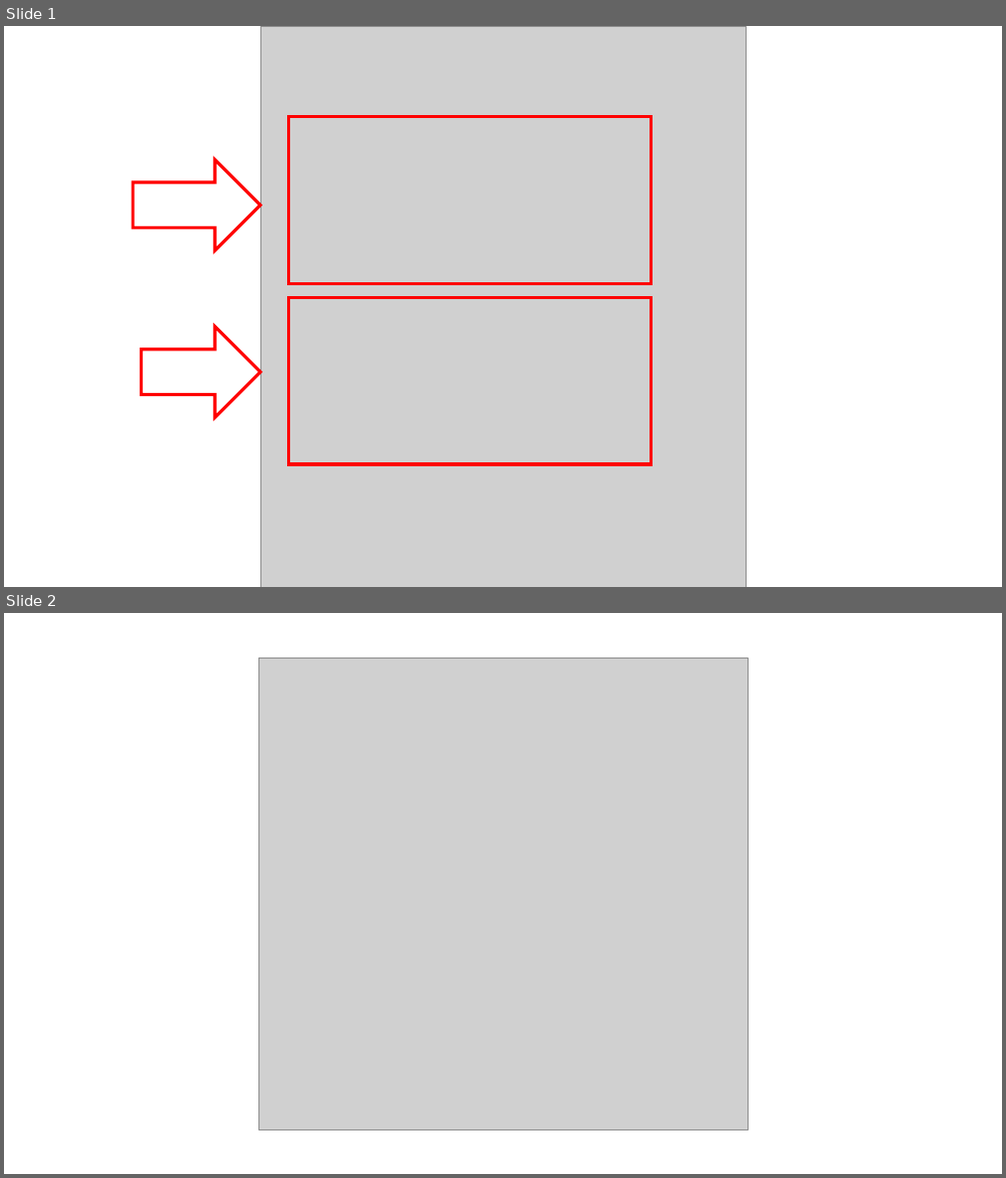
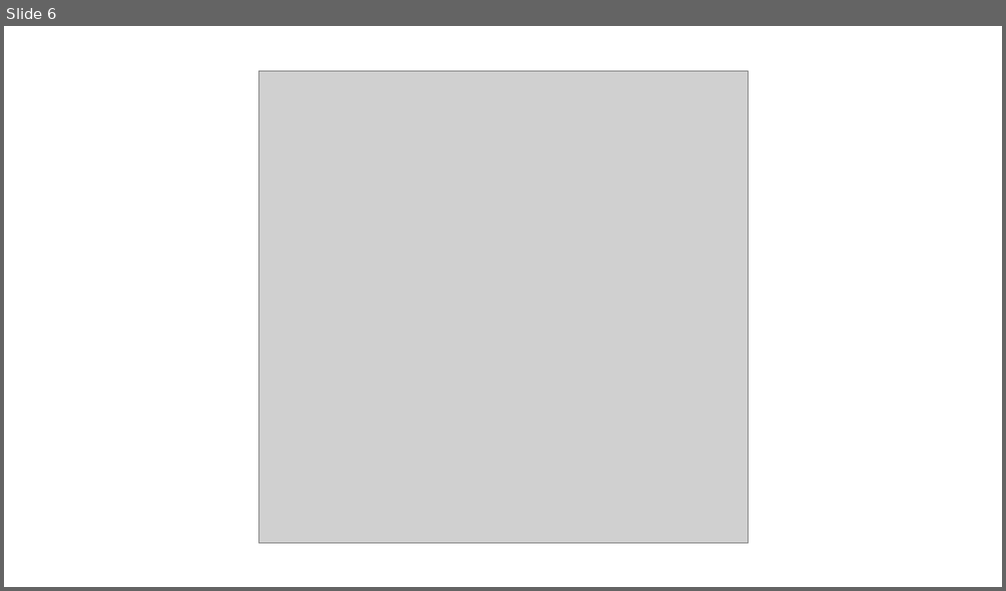
Before and after one commit to guilhermehsouza/AulaHTML, a slide deck: Aula 05 - Exemplo 3.pptx. Shown one above the other, each under a label of ours: slides 1 and 2 before the commit, slide 6 after it. The pictures are 1006x1178 and 1006x591 pixels, drawn with LibreOffice and Linux fonts; fonts in the diff are those of the drawing; grey boxes stand for pictures. Boxes give left, top, right and bottom in pixels: in the first picture for what was removed or moved away, otherwise in the second. Text is boxed around its words. In the diff, an @@ line names an element or a change of style, - is before the commit and + after.

```diff
--- a/Aula 05 - Exemplo 3.pptx
+++ b/Aula 05 - Exemplo 3.pptx
@@ slide 1 removed at <box>4,26,1002,587</box>, background #FFFFFF @@
@@ picture removed at <box>260,26,746,587</box> @@
@@ rectangle removed at <box>289,116,651,283</box> @@
@@ right arrow removed at <box>133,160,260,251</box> @@
@@ rectangle removed at <box>289,297,651,465</box> @@
@@ right arrow removed at <box>141,327,260,417</box> @@
@@ what was slide 2 is now slide 6 @@
```
Also in this commit, not shown: 1 slide changed, 12 slides added, 7 other slides removed, 1 other file.
